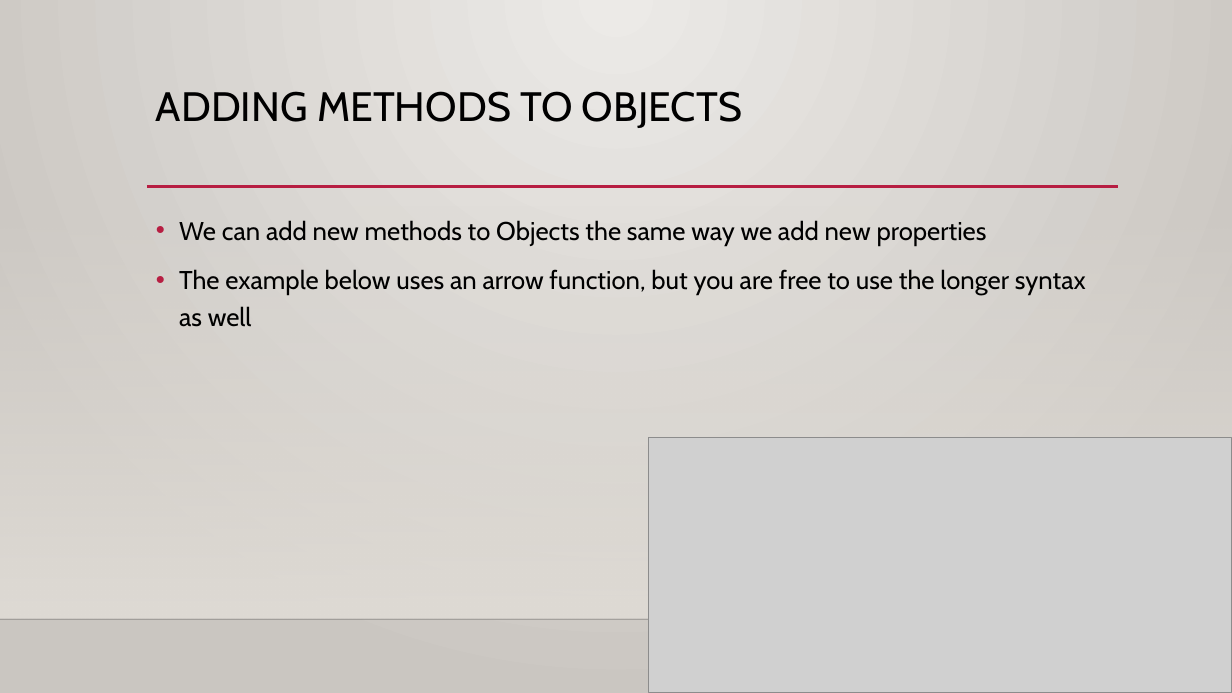
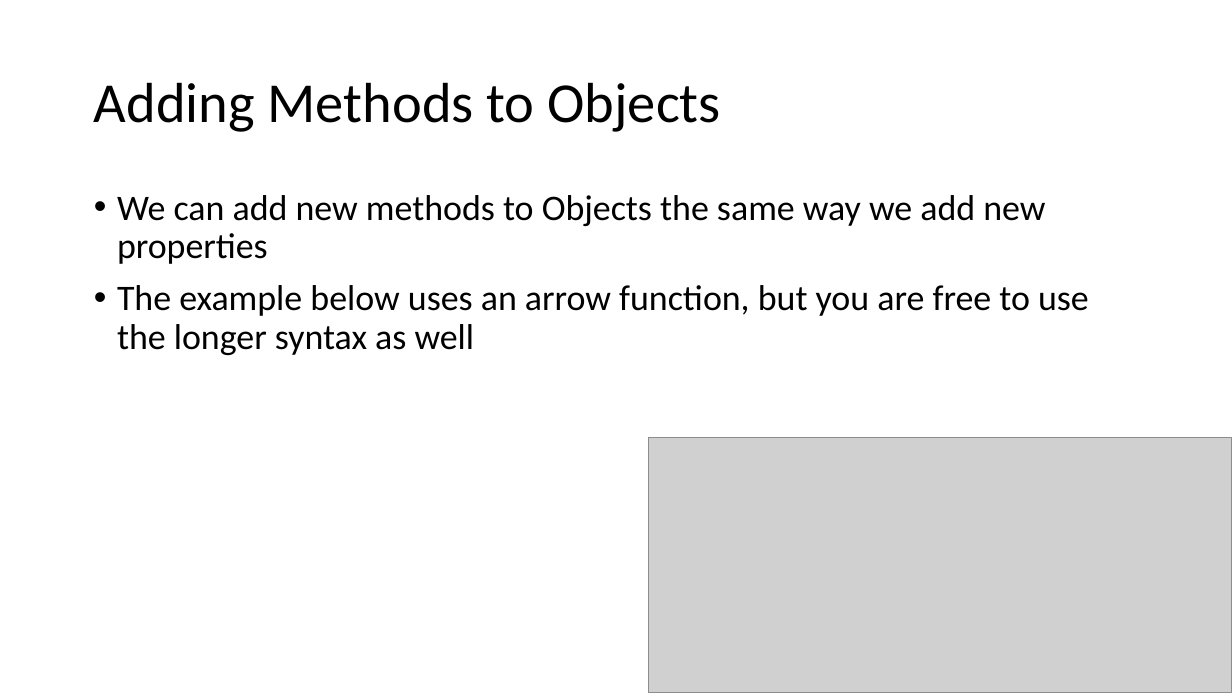
Before and after one commit to YWCANWIL-TechLab/Module11-Objects, a slide deck: slide 22 of slides/Module 11 - Objects.pptx. Drawn at 1232x693 pixels with LibreOffice and Linux fonts; fonts in the diff are those of the drawing; grey boxes stand for pictures; background and template pictures are left out. Boxes give left, top, right and bottom in pixels: in the first picture for what was removed or moved away, otherwise in the second. Text is boxed around its words. In the diff, an @@ line names an element or a change of style, - is before the commit and + after.

```diff
--- a/slides/Module 11 - Objects.pptx
+++ b/slides/Module 11 - Objects.pptx
@@ background gradient #ECEAE7 to #CAC7C1 to #FFFFFF @@
@@ title "Adding Methods to Objects" at (94,82,720,132): vertical alignment top to middle @@
@@ title at (94,82,720,132): text changed; size 32 to 44 pt; font Cabin to Calibri @@
-ADDING METHODS TO OBJECTS
+Adding Methods to Objects
@@ rectangle removed at (0,204,1232,619) @@
@@ text "We can add new methods ...": place and size @@
-text "We can add new methods ..." at (179,220,1086,327)
+text "We can add new methods ..." at (117,195,1089,355)
@@ text "We can add new methods ..." at (117,195,1089,355): size 20 to 28 pt, font Cabin to Calibri; line spacing 1.2 to 0.9 @@
@@ line removed from (147, 187) to (1118, 187) @@
@@ line removed from (0, 619) to (1232, 619) @@
```
Also in this commit, not shown: 43 other slides changed, 8 other files.
